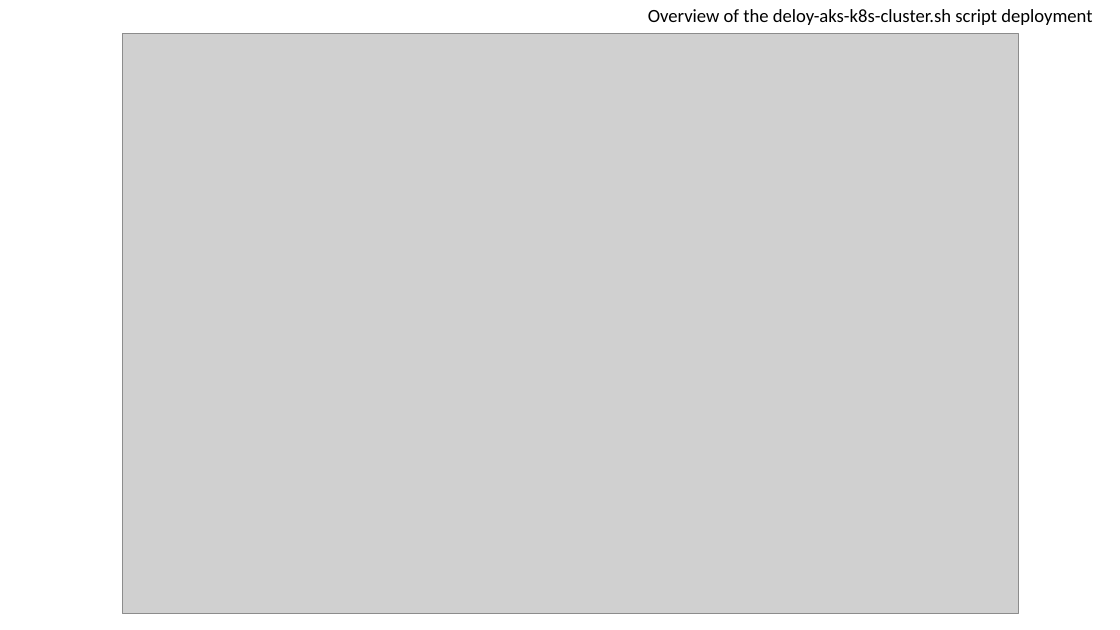
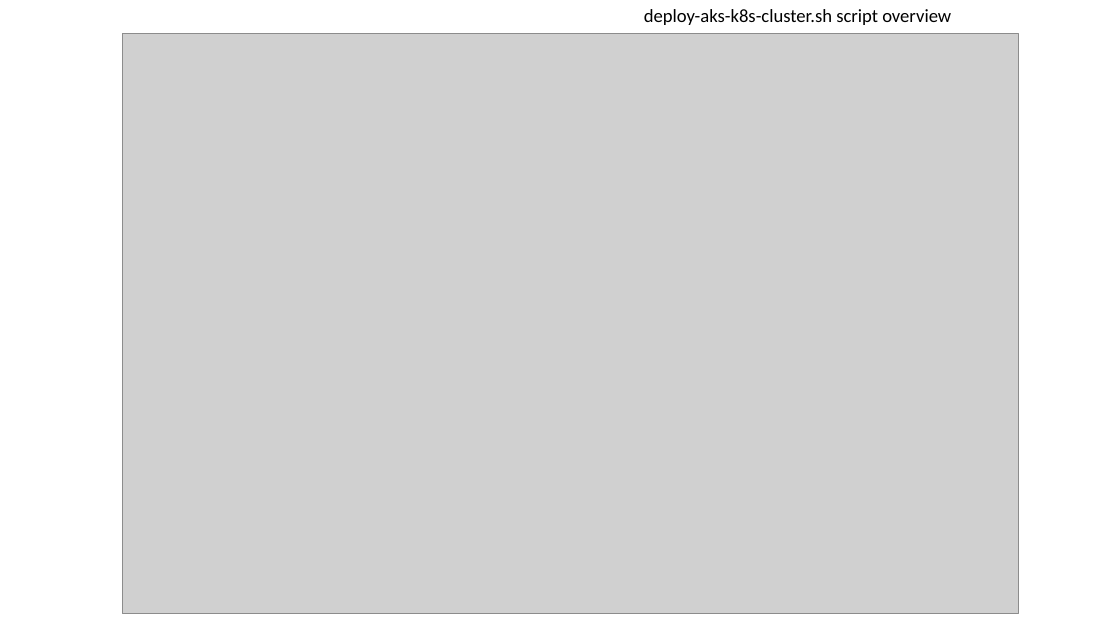
Before and after one commit to starkfell/iam-conf-2020-aks-practical-yaml, a slide deck: slide 6 of presentation.pptx. Drawn at 1120x630 pixels with LibreOffice and Linux fonts; fonts in the diff are those of the drawing; grey boxes stand for pictures. Boxes give left, top, right and bottom in pixels: in the first picture for what was removed or moved away, otherwise in the second. Text is boxed around its words. In the diff, an @@ line names an element or a change of style, - is before the commit and + after.

```diff
--- a/presentation.pptx
+++ b/presentation.pptx
@@ text at bbox=[644, 9, 951, 25]: text changed @@
-Overview of the deloy-aks-k8s-cluster.sh script deployment
+deploy-aks-k8s-cluster.sh script overview
```
Also in this commit, not shown: 1 other slide changed, 1 slide added, 1 slide removed, 3 other files.
